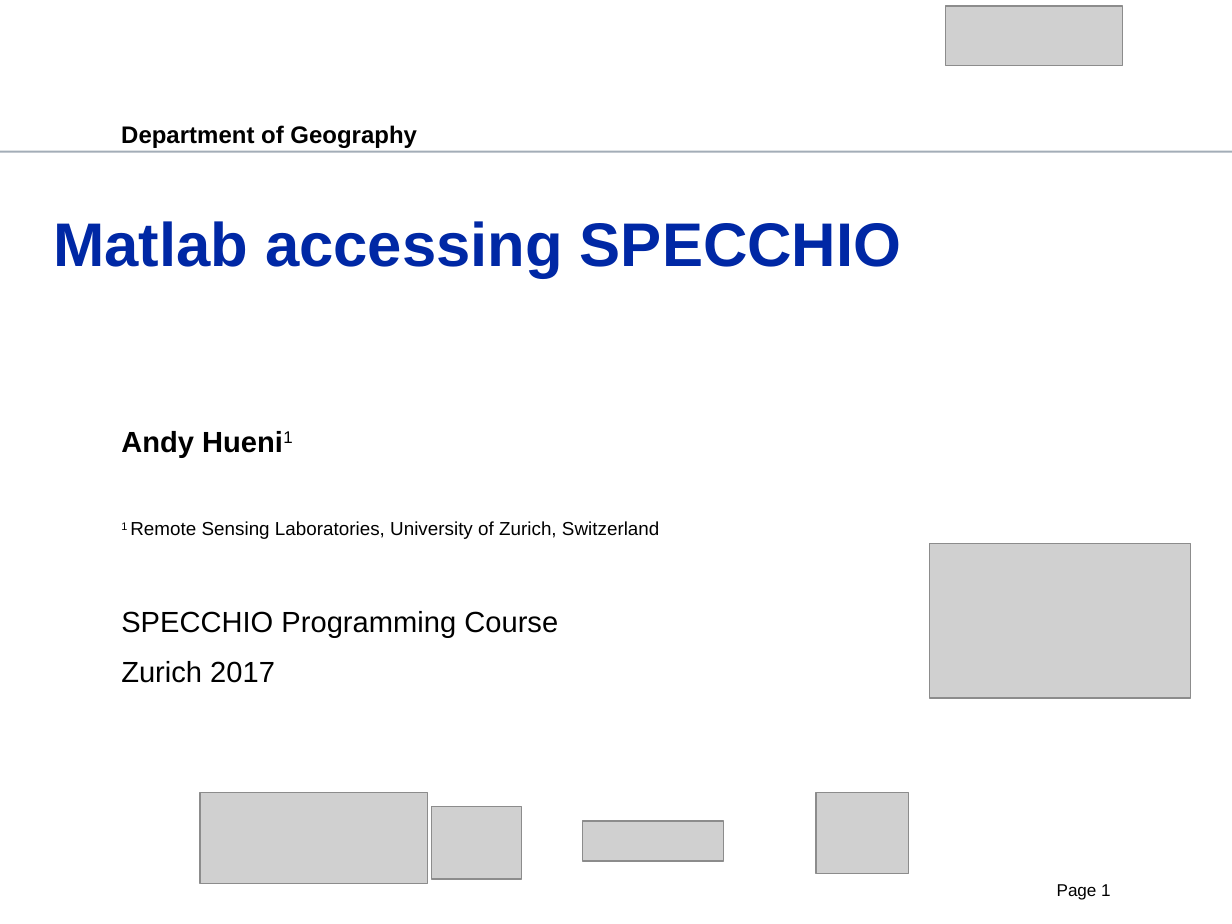
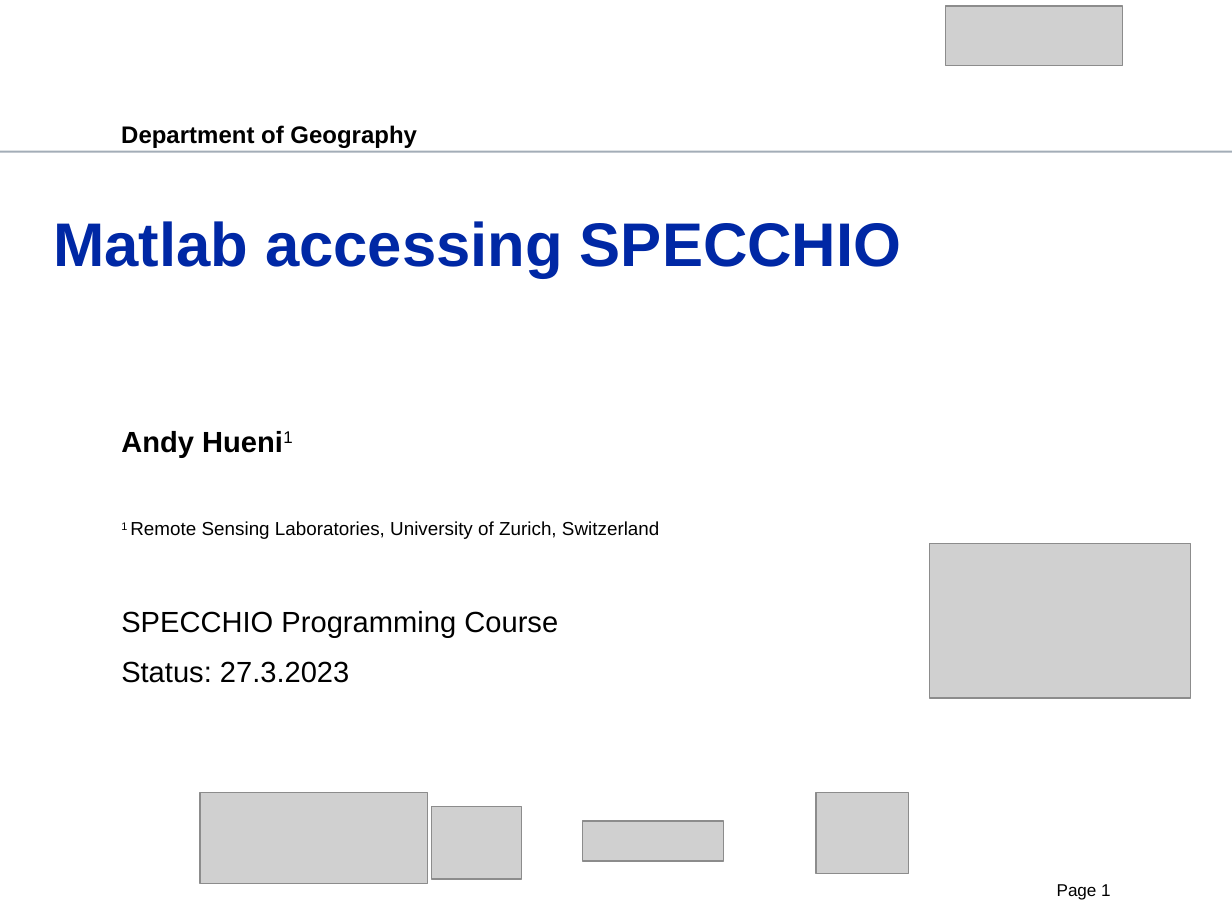
Before and after one commit to SPECCHIODB/Guides, a slide deck: slide 1 of Programming Course/Matlab_accessing_SPECCHIO.ppt. Drawn at 1232x924 pixels with LibreOffice and Linux fonts; fonts in the diff are those of the drawing; grey boxes stand for pictures; background and template pictures are left out. Boxes give left, top, right and bottom in pixels: in the first picture for what was removed or moved away, otherwise in the second. Text is boxed around its words. In the diff, an @@ line names an element or a change of style, - is before the commit and + after.

```diff
--- a/Programming Course/Matlab_accessing_SPECCHIO.ppt
+++ b/Programming Course/Matlab_accessing_SPECCHIO.ppt
@@ subtitle at bbox=[121, 661, 350, 683]: text changed @@
-Zurich 2017
+Status: 27.3.2023
```
Also in this commit, not shown: 1 other slide changed, 1 other file.
